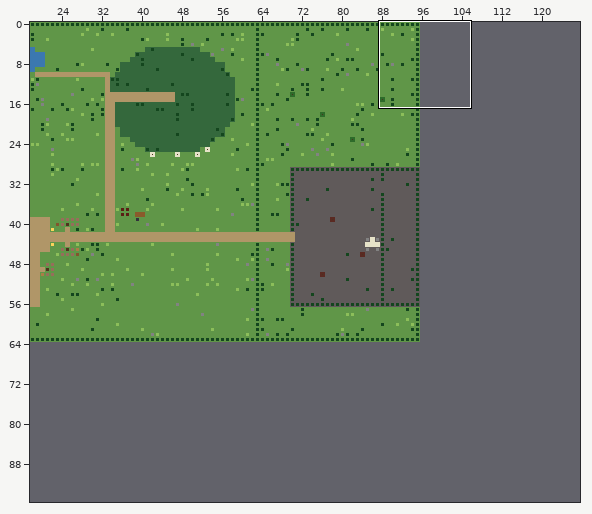
Two versions of a level (Tiled map (JSON), maps/region.tmj). Above, an overview of the earlier version with the close-up marked.
Close-up. Before:
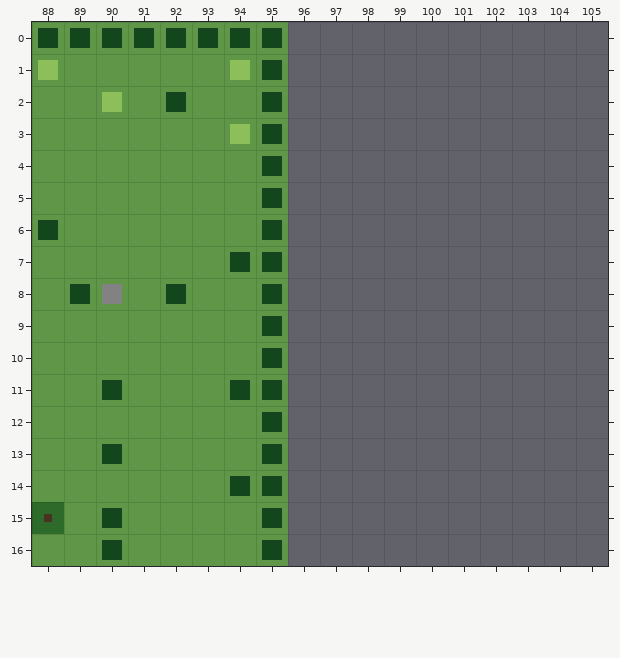
Cells are 16x16 px. Shown: x 88..105, y 0..16. The commit also changed other parts of the map, which this record leaves out. The old version is drawn lined up with the new one.
The result:
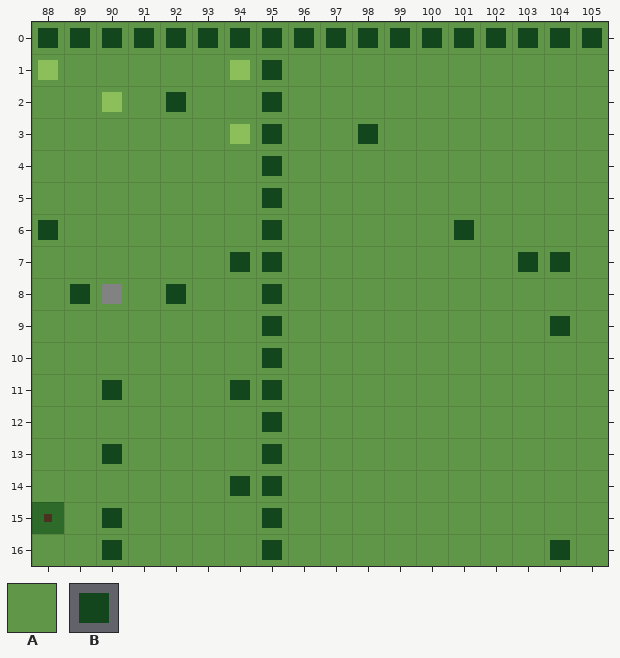
Key: from "region": A 0, B 4.
_ is an empty cell.
What changed:
{"change": "map size 96x64 -> 128x96 cells"}
{"where": "layer \"ground\""}
{"y":0,"x":96,"old":"__________","new":"AAAAAAAAAA"}
{"y":1,"x":96,"old":"__________","new":"AAAAAAAAAA"}
{"y":2,"x":96,"old":"__________","new":"AAAAAAAAAA"}
{"y":3,"x":96,"old":"__________","new":"AAAAAAAAAA"}
{"y":4,"x":96,"old":"__________","new":"AAAAAAAAAA"}
{"y":5,"x":96,"old":"__________","new":"AAAAAAAAAA"}
{"y":6,"x":96,"old":"__________","new":"AAAAAAAAAA"}
{"y":7,"x":96,"old":"__________","new":"AAAAAAAAAA"}
{"y":8,"x":96,"old":"__________","new":"AAAAAAAAAA"}
{"y":9,"x":96,"old":"__________","new":"AAAAAAAAAA"}
{"y":10,"x":96,"old":"__________","new":"AAAAAAAAAA"}
{"y":11,"x":96,"old":"__________","new":"AAAAAAAAAA"}
{"y":12,"x":96,"old":"__________","new":"AAAAAAAAAA"}
{"y":13,"x":96,"old":"__________","new":"AAAAAAAAAA"}
{"y":14,"x":96,"old":"__________","new":"AAAAAAAAAA"}
{"y":15,"x":96,"old":"__________","new":"AAAAAAAAAA"}
{"y":16,"x":96,"old":"__________","new":"AAAAAAAAAA"}
{"where": "layer \"features\""}
{"y":0,"x":96,"old":"__________","new":"BBBBBBBBBB"}
{"y":3,"x":98,"old":"_","new":"B"}
{"y":6,"x":101,"old":"_","new":"B"}
{"y":7,"x":103,"old":"__","new":"BB"}
{"y":9,"x":104,"old":"_","new":"B"}
{"y":16,"x":104,"old":"_","new":"B"}
{"label":"added","picture_box":[288,22,608,566]}
